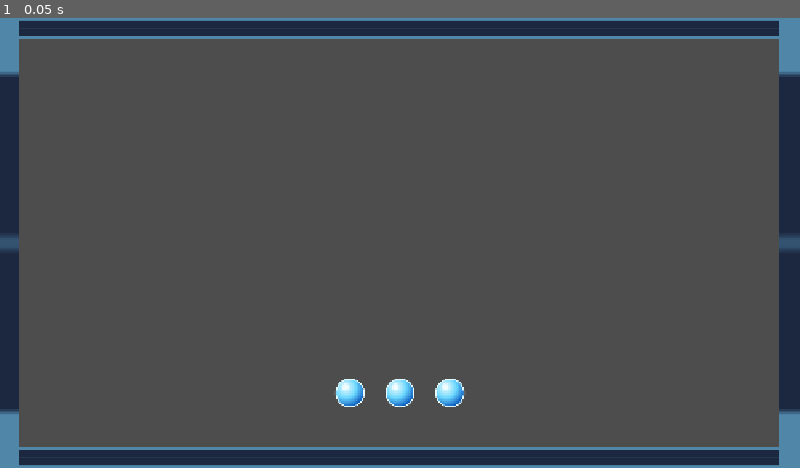
Above: before the commit, frame 1.
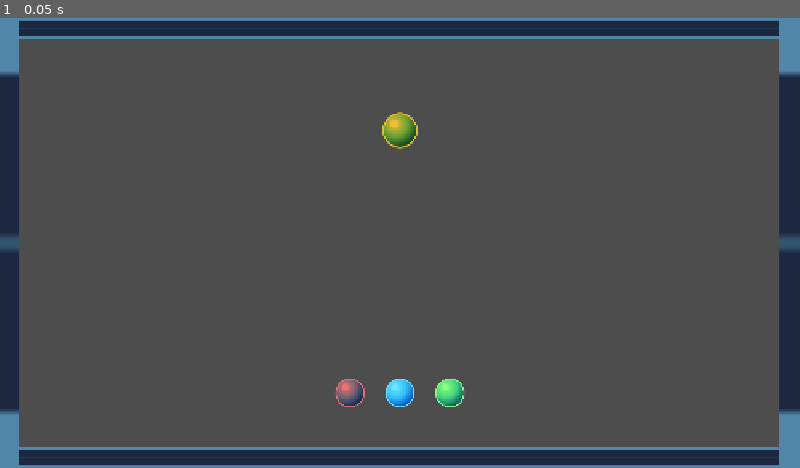
Above: after the commit, the same moment.

Repository: genbond/Soulith
Game: Godot game, scene res://scenes/battle_root.tscn
Same seed, same stepped clock (60 frames per second), same inputs: the game is played once before the commit and once after it.
Inputs:
- Up to frame 1 (0.05 s): no input

The runs differ from the first frame. In frame 1, 0.8% of the frame differs, in the area x 42-58%, y 20-87%.

Commit message:
敵の実装（仮）、敵管理マネ追加

Diff:
--- a/scenes/battle_root.tscn
+++ b/scenes/battle_root.tscn
@@ -4,6 +4,8 @@
 [ext_resource type="Script" uid="uid://dau6bfohc6bby" path="res://scripts/sphere.gd" id="1_v24s3"]
 [ext_resource type="Texture2D" uid="uid://b1uddw3qbw0q0" path="res://assets/sphere_placeholder.svg" id="2_2yvlu"]
 [ext_resource type="Texture2D" uid="uid://dx6qfcrxx6nug" path="res://assets/wall_placeholder.svg" id="3_j7f6w"]
+[ext_resource type="Script" path="res://scripts/enemy_manager.gd" id="4_5k3pn"]
+[ext_resource type="Script" path="res://scripts/enemy.gd" id="5_m4ubn"]
 
 [sub_resource type="PhysicsMaterial" id="PhysicsMaterial_wall"]
 friction = 0.0
@@ -22,8 +24,14 @@
 [sub_resource type="CircleShape2D" id="CircleShape2D_3jvq6"]
 radius = 24.0
 
+[sub_resource type="CircleShape2D" id="CircleShape2D_enemy"]
+radius = 28.0
+
 [node name="BattleRoot" type="Node2D" unique_id=1432565710]
 script = ExtResource("1_8r08p")
+
+[node name="EnemyManager" type="Node" parent="."]
+script = ExtResource("4_5k3pn")
 
 [node name="TopWall" type="StaticBody2D" parent="." unique_id=455841779]
 position = Vector2(640, 16)
@@ -91,6 +99,7 @@
 [node name="Sprite2D" type="Sprite2D" parent="Sphere1" unique_id=555088633]
 scale = Vector2(0.5, 0.5)
 texture = ExtResource("2_2yvlu")
+modulate = Color(1, 0.45, 0.45, 1)
 
 [node name="Sphere2" type="RigidBody2D" parent="."]
 position = Vector2(640, 600)
@@ -112,6 +121,7 @@
 [node name="Sprite2D" type="Sprite2D" parent="Sphere2"]
 scale = Vector2(0.5, 0.5)
 texture = ExtResource("2_2yvlu")
+modulate = Color(0.45, 0.9, 1, 1)
 
 [node name="Sphere3" type="RigidBody2D" parent="."]
 position = Vector2(720, 600)
@@ -133,3 +143,16 @@
 [node name="Sprite2D" type="Sprite2D" parent="Sphere3"]
 scale = Vector2(0.5, 0.5)
 texture = ExtResource("2_2yvlu")
+modulate = Color(0.6, 1, 0.5, 1)
+
+[node name="Enemy1" type="Area2D" parent="."]
+position = Vector2(640, 180)
+script = ExtResource("5_m4ubn")
+
+[node name="CollisionShape2D" type="CollisionShape2D" parent="Enemy1"]
+shape = SubResource("CircleShape2D_enemy")
+
+[node name="Sprite2D" type="Sprite2D" parent="Enemy1"]
+scale = Vector2(0.6, 0.6)
+texture = ExtResource("2_2yvlu")
+modulate = Color(1, 0.75, 0.2, 1)
--- a/scripts/battle_root.gd
+++ b/scripts/battle_root.gd
@@ -7,12 +7,21 @@
 	NodePath("Sphere2"),
 	NodePath("Sphere3")
 ]
+@export var enemy_turn_duration: float = 1.0
+@export var enemy_manager_path: NodePath = NodePath("EnemyManager")
 
 var spheres: Array[RigidBody2D] = []
 var launched_count: int = 0
+var is_enemy_turn: bool = false
+var enemy_manager: Node = null
 
 
 func _ready() -> void:
+	if has_node(enemy_manager_path):
+		enemy_manager = get_node(enemy_manager_path)
+		if enemy_manager.has_method("on_enemy_turn_started"):
+			enemy_turn_started.connect(enemy_manager.on_enemy_turn_started)
+
 	for sphere_path: NodePath in sphere_paths:
 		if not has_node(sphere_path):
 			continue
@@ -28,12 +37,16 @@
 
 
 func _start_player_turn() -> void:
+	is_enemy_turn = false
 	launched_count = 0
 	for sphere: RigidBody2D in spheres:
 		sphere.start_new_turn()
 
 
 func _on_sphere_launched(launched_sphere: RigidBody2D) -> void:
+	if is_enemy_turn:
+		return
+
 	for sphere: RigidBody2D in spheres:
 		if sphere == launched_sphere:
 			continue
@@ -41,14 +54,28 @@
 
 
 func _on_sphere_stopped(stopped_sphere: RigidBody2D) -> void:
+	if is_enemy_turn:
+		return
+
 	launched_count += 1
 
 	if launched_count >= spheres.size():
-		emit_signal("enemy_turn_started")
-		print("敵のターンだ")
+		_start_enemy_turn()
 		return
 
 	for sphere: RigidBody2D in spheres:
 		if sphere == stopped_sphere:
 			continue
 		sphere.unlock_launch()
+
+
+func _start_enemy_turn() -> void:
+	is_enemy_turn = true
+	for sphere: RigidBody2D in spheres:
+		sphere.set_launch_enabled(false)
+
+	emit_signal("enemy_turn_started")
+	print("敵のターンだ")
+	await get_tree().create_timer(enemy_turn_duration).timeout
+	print("プレイヤーのターンだ")
+	_start_player_turn()
--- /dev/null
+++ b/scripts/enemy.gd
@@ -0,0 +1,3 @@
+extends Area2D
+
+# TODO: Enemy behavior will be implemented later.
--- /dev/null
+++ b/scripts/enemy_manager.gd
@@ -0,0 +1,21 @@
+extends Node
+
+@export var enemy_paths: Array[NodePath] = [
+	NodePath("../Enemy1")
+]
+
+var enemies: Array[Area2D] = []
+
+
+func _ready() -> void:
+	for enemy_path: NodePath in enemy_paths:
+		if not has_node(enemy_path):
+			continue
+		var enemy: Area2D = get_node(enemy_path) as Area2D
+		if enemy == null:
+			continue
+		enemies.append(enemy)
+
+
+func on_enemy_turn_started() -> void:
+	print("敵の攻撃ログ: %d体が行動する" % enemies.size())
